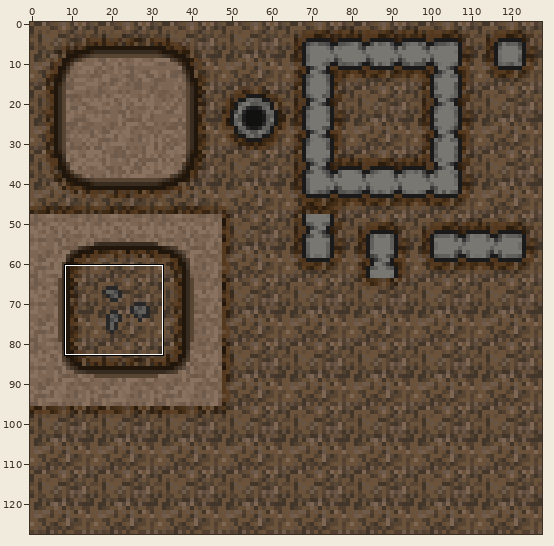
Sprite sheet -- assets/levels/dirt/dirtLevel_Tilemap.png. The picture above shows the old version from afar; the outline marks the close-up.
Close-up. Old version:
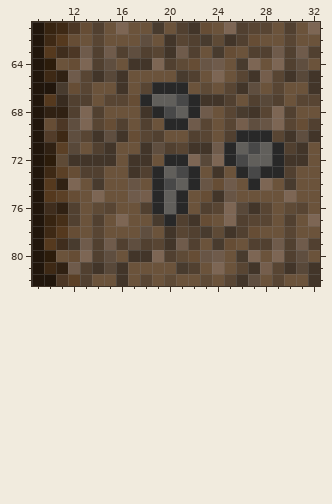
The file is 128x128 pixels. Colours within 5 levels of each other are drawn and written as one. Shown: x 9..32, y 61..82. The commit also changed other parts of the picture, which this record leaves out.
After:
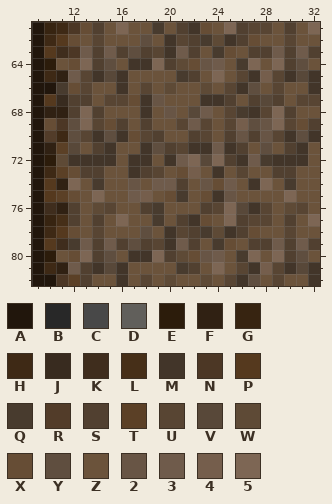
Palette (. is transparent): A #21160c  B #282828  C #484848  D #615f5b  E #2c1c0b  F #302113  G #372411  H #3e2915  J #382b1f  K #3f2d1d  L #462f18  M #423529  N #4c3725  P #55391e  Q #483b2e  R #523c29  S #514030  T #5b4026  U #584533  V #584839  W #5e4a36  X #664d35  Y #5f4e3f  Z #6b533b  2 #685545  3 #6f5b4b  4 #755e4c  5 #7d6654
Change:
y 66: x 19..21 BBB -> ZWZ
y 67: x 18..22 BDDCB -> M2ZZZ
y 68: x 19..22 BCDB -> Z2ZV
y 69: x 20..21 BB -> ZU
y 70: x 26..28 BBB -> 2S2
y 71: x 25..29 BDCDB -> MSZYZ
y 72: x 20..21 BB -> M3; x 25..29 BCDDB -> SM3QM
y 73: x 19..22 BDCB -> UZX4; x 26..29 BCBB -> UZZS
y 74: x 19..22 BCDB -> 33SZ; x 27 B -> M
y 75: x 19..21 BDB -> ZXQ
y 76: x 19..21 BDB -> QZZ
y 77: x 20 B -> Z
Pixel boxes of the changes (left, top, right, bottom) in both close-ups:
changed: (140, 82, 284, 226)
